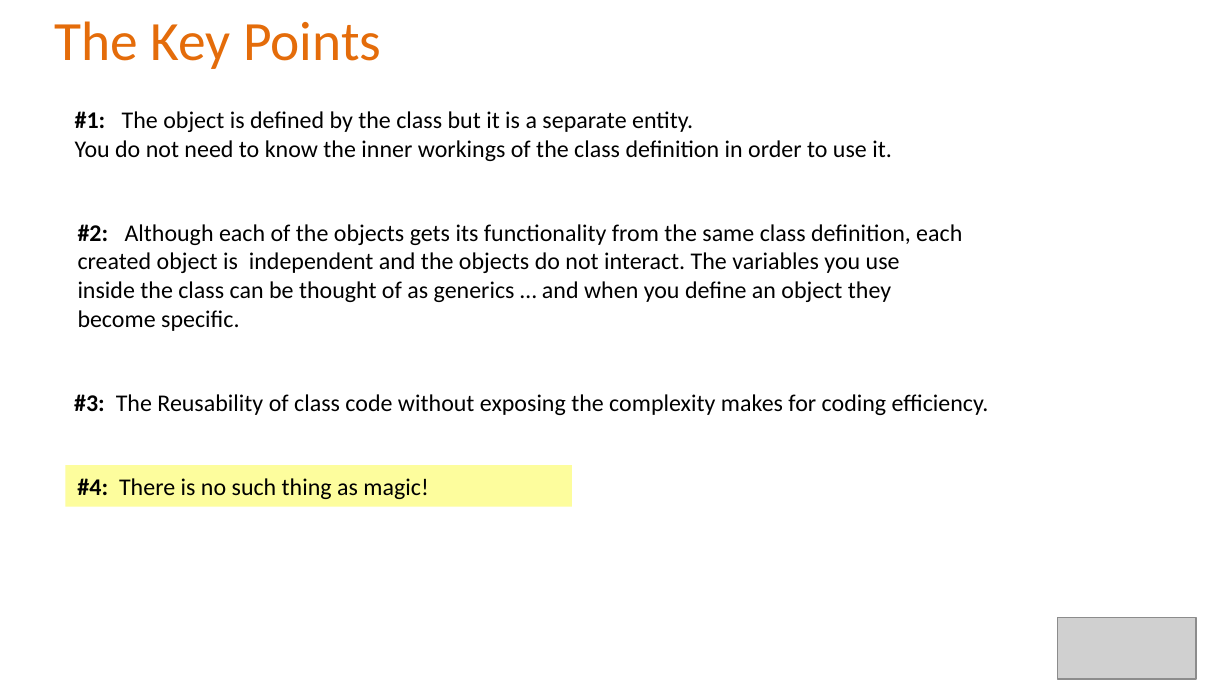
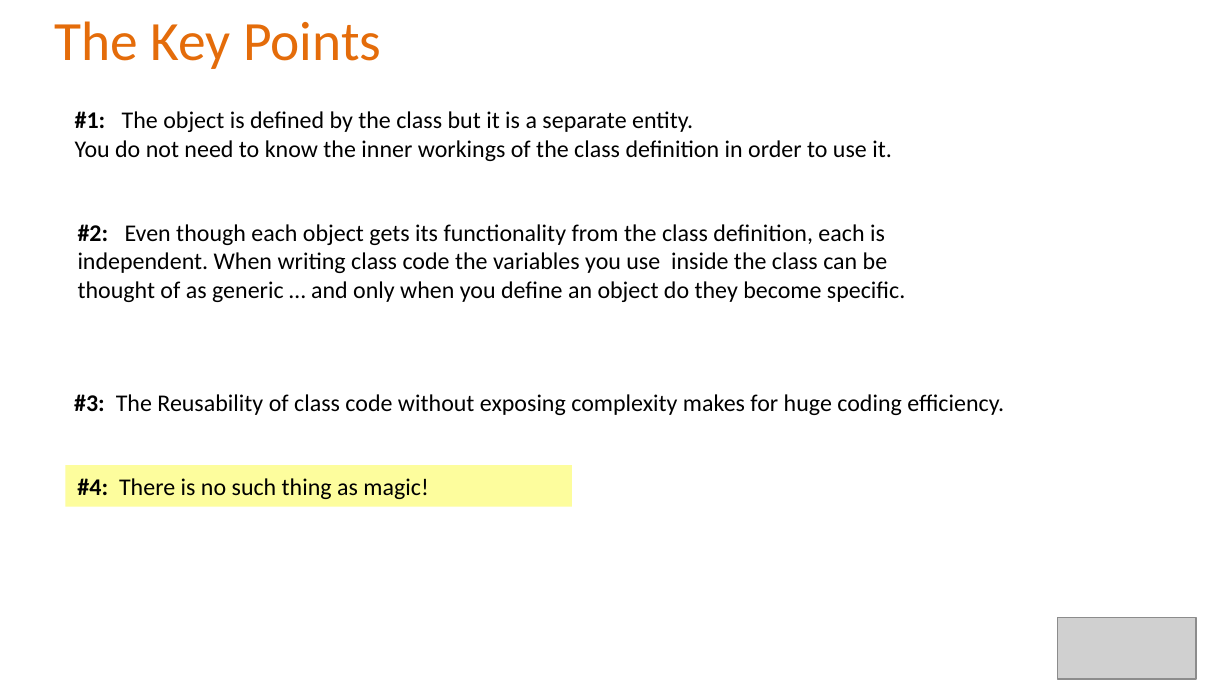
Before and after one commit to Alan-Lomax/MERG-SIG-Presentations, a slide deck: slide 30 of Introduction to Class Programming Part 1.pptx. Drawn at 1232x693 pixels with LibreOffice and Linux fonts; fonts in the diff are those of the drawing; grey boxes stand for pictures; background and template pictures are left out. Boxes give left, top, right and bottom in pixels: in the first picture for what was removed or moved away, otherwise in the second. Text is boxed around its words. In the diff, an @@ line names an element or a change of style, - is before the commit and + after.

```diff
--- a/Introduction to Class Programming Part 1.pptx
+++ b/Introduction to Class Programming Part 1.pptx
@@ text at [78, 224, 905, 302]: text changed @@
-#2: Although each of the objects gets its functionality from the same class definition, each created object is independent and the objects do not interact. The variables you use inside the class can be thought of as generics … and when you define an object they become specific.
+#2: Even though each object gets its functionality from the class definition, each is independent. When writing class code the variables you use inside the class can be thought of as generic … and only when you define an object do they become specific.
@@ text at [74, 394, 1004, 415]: text changed @@
-#3: The Reusability of class code without exposing the complexity makes for coding efficiency.
+#3: The Reusability of class code without exposing complexity makes for huge coding efficiency.
```
Also in this commit, not shown: 3 other slides changed, 1 other file.
